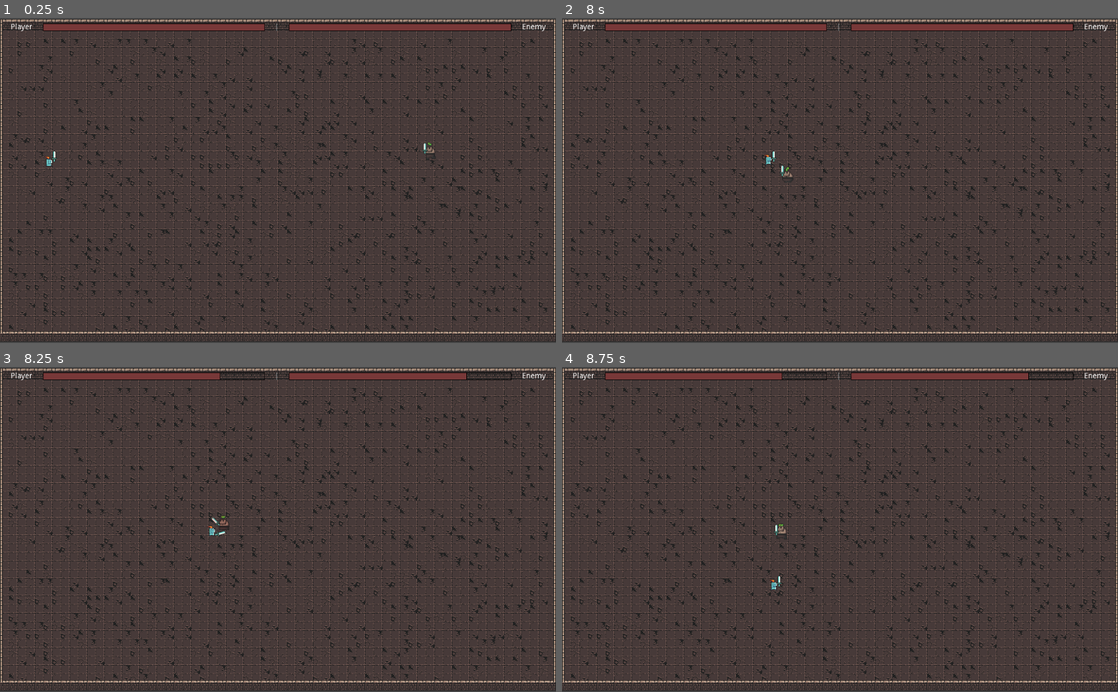
Above: before the commit, frames 1-4 (two rows, left to right).
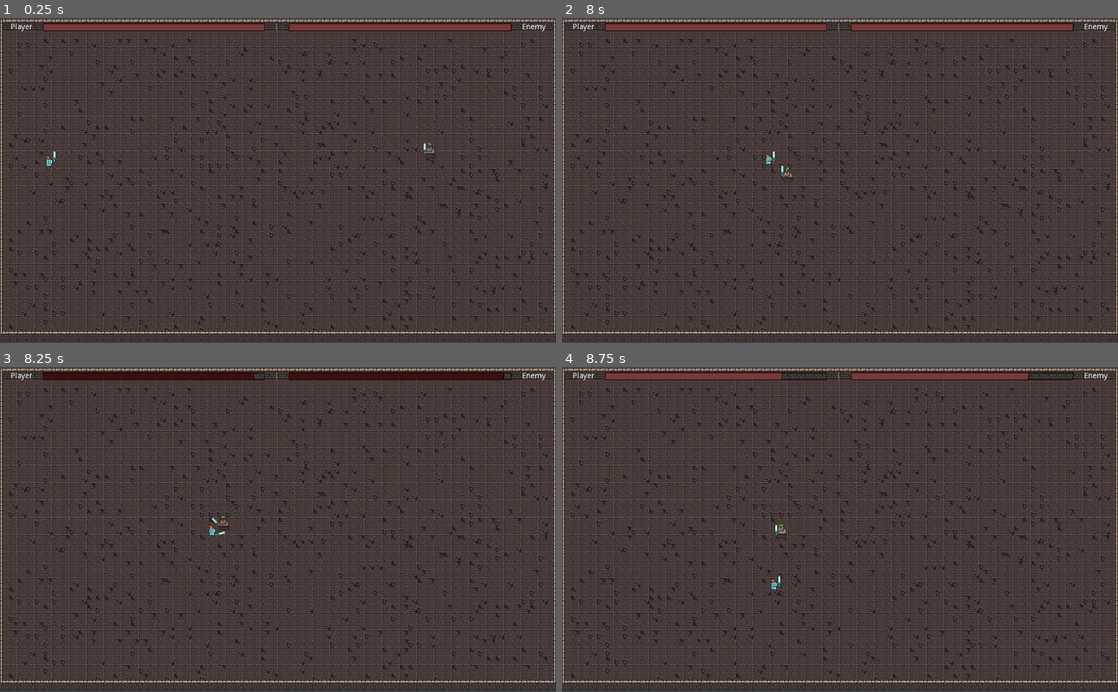
Above: after the commit, the same moments.

Repository: josephmbustamante/ludum-dare-45
Game: Godot game, scene res://Scenes/Main.tscn
Same seed, same stepped clock (60 frames per second), same inputs: the game is played once before the commit and once after it. This scene is started directly instead of the project's main scene.
Inputs (mouse positions are in pixels of both pictures, inside the frame that each line leads up to):
- Up to frame 1 (0.25 s): no input
- Up to frame 2 (8 s): move the mouse to (962, 164) at 0.52 s; hold Right (right) 0.53-1.28 s; click (962, 164) at 0.6 s; move the mouse to (728, 196) at 1.27 s; hold Down (down) 1.28-2.03 s; click (728, 196) at 1.35 s; move the mouse to (895, 109) at 2.02 s; hold Right (right) 2.03-2.78 s; click (895, 109) at 2.1 s; move the mouse to (812, 245) at 2.77 s; hold W (up) 2.78-3.53 s; click (812, 245) at 2.85 s; move the mouse to (1006, 229) at 3.52 s; hold Left (left) 3.53-5.03 s; click (1006, 229) at 3.6 s; move the mouse to (673, 131) at 4.27 s; click (673, 131) at 4.35 s; move the mouse to (867, 180) at 5.02 s; hold Down (down) 5.03-5.78 s; click (867, 180) at 5.1 s; move the mouse to (756, 99) at 5.77 s; hold Right (right) 5.78-6.53 s; click (756, 99) at 5.85 s; move the mouse to (962, 164) at 6.52 s; hold W (up) 6.53-7.28 s; click (962, 164) at 6.6 s; move the mouse to (728, 196) at 7.27 s; hold Right (right) from 7.28 s (still down); click (728, 196) at 7.35 s
- Up to frame 3 (8.25 s): move the mouse to (333, 458) at 8.02 s; release Right (right) at 8.03 s; hold Down (down) from 8.03 s (still down); click (333, 458) at 8.1 s
- Up to frame 4 (8.75 s): keep holding Down (down)

Frames 1-2 are identical in both runs. In frame 3, 1.4% of the frame differs, in the area x 7-91%, y 1-4%; in frame 4, nothing differs.

Commit message:
Make health bar flash when hit

Diff:
--- /dev/null
+++ b/Scenes/HealthBar.gd
@@ -0,0 +1,20 @@
+extends ProgressBar
+
+var animated_health = 0
+
+var original_color = Color(0.47451, 0.223529, 0.223529)
+var flash_color = Color(1, 1, 1)
+
+func initialize_health_bar(max_health: int):
+	value = max_health
+	max_value = max_health
+	animated_health = max_health
+
+func _process(delta: float) -> void:
+	value = animated_health
+
+func change_health_bar_value(new_health: int):
+	$Tween.interpolate_property(self, "animated_health", animated_health, new_health, 0.5, Tween.TRANS_LINEAR, Tween.EASE_IN)
+	$Tween.interpolate_property(self, "modulate", original_color, flash_color, 0.5, Tween.TRANS_BOUNCE, Tween.EASE_IN)
+	if !$Tween.is_active():
+		$Tween.start()
--- a/Scenes/HealthBar.tscn
+++ b/Scenes/HealthBar.tscn
@@ -1,4 +1,6 @@
-[gd_scene load_steps=3 format=2]
+[gd_scene load_steps=4 format=2]
+
+[ext_resource path="res://Scenes/HealthBar.gd" type="Script" id=1]
 
 [sub_resource type="StyleBoxFlat" id=1]
 bg_color = Color( 0.47451, 0.223529, 0.223529, 1 )
@@ -26,5 +28,6 @@
 custom_styles/bg = SubResource( 2 )
 value = 100.0
 percent_visible = false
+script = ExtResource( 1 )
 
 [node name="Tween" type="Tween" parent="."]
--- a/Scripts/BattleUI.gd
+++ b/Scripts/BattleUI.gd
@@ -4,15 +4,13 @@
 onready var enemy_health_bar = $Rows/Columns/EnemyHealthBar
 
 func initialize_player_health(max_health: int):
-	player_health_bar.max_value = max_health
-	player_health_bar.value = max_health
+	player_health_bar.initialize_health_bar(max_health)
 
 func initialize_enemy_health(max_health: int):
-	enemy_health_bar.max_value = max_health
-	enemy_health_bar.value = max_health
+	enemy_health_bar.initialize_health_bar(max_health)
 
 func handle_player_health_changed(new_health: int):
-	player_health_bar.value = new_health
+	player_health_bar.change_health_bar_value(new_health)
 
 func handle_enemy_health_changed(new_health: int):
-	enemy_health_bar.value = new_health
+	enemy_health_bar.change_health_bar_value(new_health)
